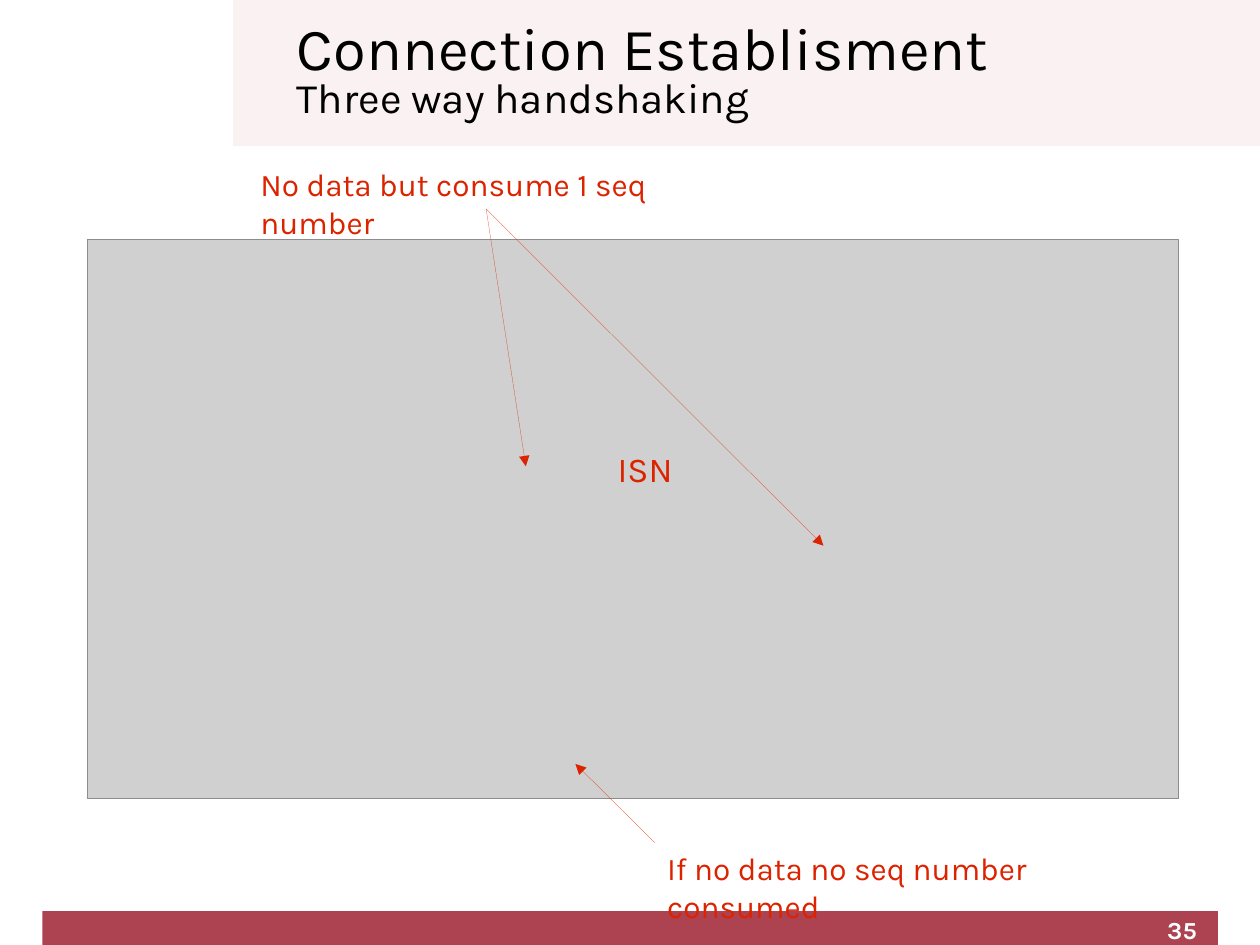
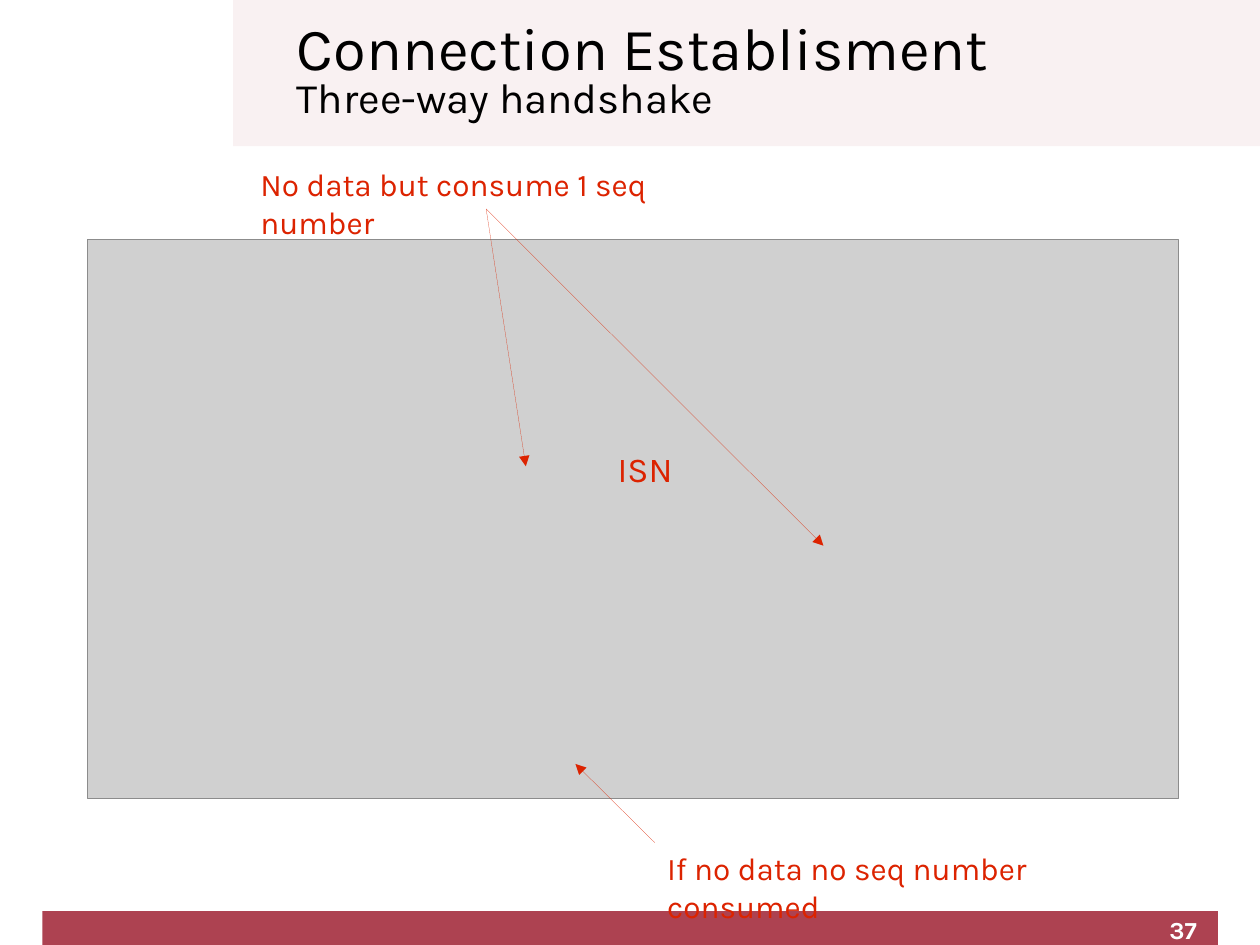
Before and after one commit to cletomartin/redes1, a slide deck: slide 37 of slides/transport.odp (slide 35 before the commit). Drawn at 1260x945 pixels with LibreOffice and Linux fonts; fonts in the diff are those of the drawing; grey boxes stand for pictures; background and template pictures are left out. Boxes give left, top, right and bottom in pixels: in the first picture for what was removed or moved away, otherwise in the second. Text is boxed around its words. In the diff, an @@ line names an element or a change of style, - is before the commit and + after.

```diff
--- a/slides/transport.odp
+++ b/slides/transport.odp
@@ title at [297,29,988,124]: text changed @@
-Connection Establisment
-Three way handshaking
+Connection Establisment
+Three-way handshake
@@ page number at [1169,923,1196,940]: text changed @@
-35
+37
```
Also in this commit, not shown: 6 other slides changed, 2 slides added, 2 other files.
